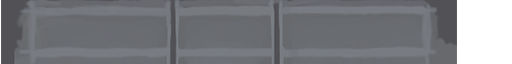
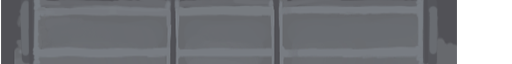
Layer changes from the first 512 × 64 image to the second:
added layer "Layer 3" above "Layer 2" over [20, 0, 438, 64]
